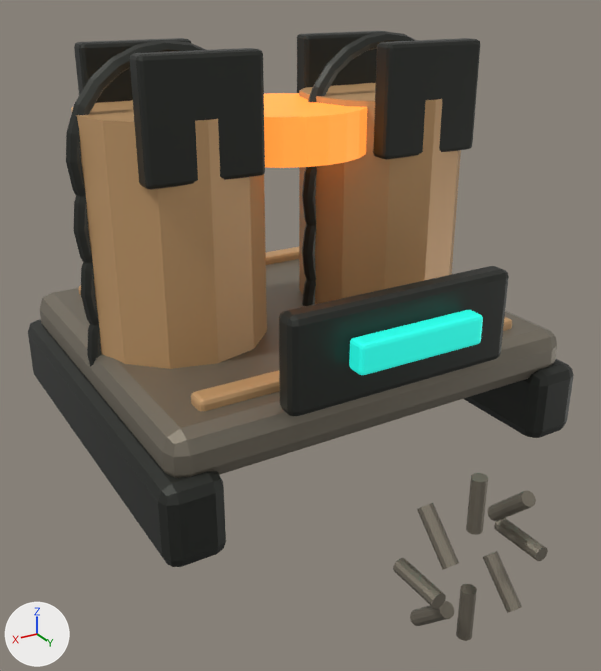
The glTF model assets/models/buildings/factions/drift_power.glb, before and after one commit.
One viewpoint serves both versions: a camera (50 mm lens) standing at (1.49, 2.6, 1.61) and looking at (0.08, 0.25, 0.43). The lights are fixed; the arrows at lower left show +X, +Y and +Z. The picture after the commit comes second. Where no turn or scale is listed for an object, it has been applied to the vertices.

Script lines for the objects in view, before the commit:
```python
ob_bolt_on_edge_rail = bpy.data.objects.new('Bolt-on edge rail', me_cube_014)
ob_bolt_on_edge_rail.location = (0.0, -0.552, 0.43)
ob_bolt_on_edge_rail_001 = bpy.data.objects.new('Bolt-on edge rail.001', me_cube_015)
ob_bolt_on_edge_rail_001.location = (0.0, 0.552, 0.43)
ob_bolted_control_panel = bpy.data.objects.new('Bolted control panel', me_cube_021)
ob_bolted_control_panel.location = (0.0, 0.718, 0.58)
ob_combustion_generator_can = bpy.data.objects.new('Combustion generator can', me_cylinder_020)
ob_combustion_generator_can.location = (-0.43, 0.0, 0.73)
ob_combustion_generator_can_001 = bpy.data.objects.new('Combustion generator can.001', me_cylinder_021)
ob_combustion_generator_can_001.location = (0.43, 0.0, 0.73)
ob_flywheel_spoke = bpy.data.objects.new('Flywheel spoke', me_cylinder_023)
ob_flywheel_spoke.location = (0.2, 1.12, 0.0)
ob_flywheel_spoke_001 = bpy.data.objects.new('Flywheel spoke.001', me_cylinder_024)
ob_flywheel_spoke_001.location = (0.141, 1.12, 0.141)
ob_flywheel_spoke_002 = bpy.data.objects.new('Flywheel spoke.002', me_cylinder_025)
ob_flywheel_spoke_002.location = (0.0, 1.12, 0.2)
ob_modular_pallet_deck = bpy.data.objects.new('Modular pallet deck', me_cube_013)
ob_modular_pallet_deck.location = (0.0, 0.0, 0.34)
# also in view: 'Generator reinforcing band.006' at (0.43, 0.0, 0.86); 'Exposed impulse flywheel' at (0.0, 0.0, 1.12); 'Replaceable skid rail' at (-0.72, 0.0, 0.16); 'TeamColor' at (0.0, 0.81, 0.6); 'Field radiator louver.002' at (0.43, -0.26, 1.22)
```
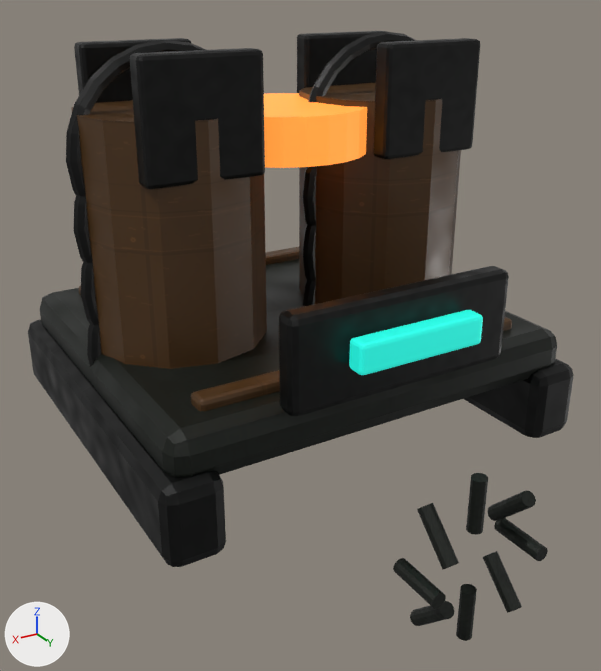
The change, as a list of edits to the scene's bpy script:
```text
Add img_steel_roughness:
    img_steel_roughness = load_image('steel_roughness', '../../textures/industrial/factions/drift/steel_roughness.png', 512, 512, 'Non-Color')
Add img_steel_normal:
    img_steel_normal = load_image('steel_normal', '../../textures/industrial/factions/drift/steel_normal.png', 512, 512, 'Non-Color')
Add img_factions_drift_steel_steel_albedo:
    img_factions_drift_steel_steel_albedo = load_image('factions_drift_steel_steel_albedo', '../../textures/industrial/factions/drift/factions_drift_steel_steel_albedo.png', 512, 512, 'sRGB')
Add img_ceramic_normal:
    img_ceramic_normal = load_image('ceramic_normal', '../../textures/industrial/factions/drift/ceramic_normal.png', 512, 512, 'Non-Color')
Add img_factions_drift_armor_light_ceramic_albedo:
    img_factions_drift_armor_light_ceramic_albedo = load_image('factions_drift_armor_light_ceramic_albedo', '../../textures/industrial/factions/drift/factions_drift_armor_light_ceramic_albedo.png', 512, 512, 'sRGB')
Add img_ceramic_roughness:
    img_ceramic_roughness = load_image('ceramic_roughness', '../../textures/industrial/factions/drift/ceramic_roughness.png', 512, 512, 'Non-Color')
Change mat_drift___light_001:
    remove # nodes: BsdfPrincipled, OutputMaterial
    remove # colours: brown #cea473
    nodes: BsdfPrincipled, Math, NormalMap, OutputMaterial, SeparateColor, TexImage x3
    uses the picture img_ceramic_normal
    uses the picture img_ceramic_roughness
    uses the picture img_factions_drift_armor_light_ceramic_albedo
Change mat_drift___steel_001:
    remove # nodes: BsdfPrincipled, OutputMaterial
    remove # colours: grey #8b8476
    nodes: BsdfPrincipled, Math, NormalMap, OutputMaterial, SeparateColor, TexImage x3
    uses the picture img_factions_drift_steel_steel_albedo
    uses the picture img_steel_normal
    uses the picture img_steel_roughness
```

Changed parts and their boxes [x1, y1, x2, y2] in the pictures (601 x 671 px):
'Combustion generator can.001', surface changed (darker)
    both: [71, 100, 267, 369]
'Modular pallet deck', surface changed (darker)
    both: [40, 259, 557, 478]
'Combustion generator can', surface changed (darker)
    both: [299, 82, 461, 304]
'Bolt-on edge rail.001', surface changed
    both: [191, 317, 512, 411]
'Flywheel spoke.001', surface changed (grey to black)
    both: [417, 503, 459, 569]
'Flywheel spoke', surface changed (grey to black)
    both: [393, 558, 446, 609]
'Flywheel spoke.002', surface changed (darker)
    both: [466, 473, 488, 535]
'Flywheel spoke.005', surface changed (darker)
    both: [483, 551, 522, 613]
'Flywheel spoke.004', surface changed (darker)
    both: [494, 518, 548, 561]
'Flywheel spoke.006', surface changed (darker)
    both: [456, 584, 477, 641]
'Flywheel spoke.003', surface changed (darker)
    both: [487, 491, 536, 521]
'Flywheel spoke.007', surface changed (grey to black)
    both: [410, 601, 455, 626]
'Bolt-on edge rail', surface changed
    both: [79, 247, 299, 295]
